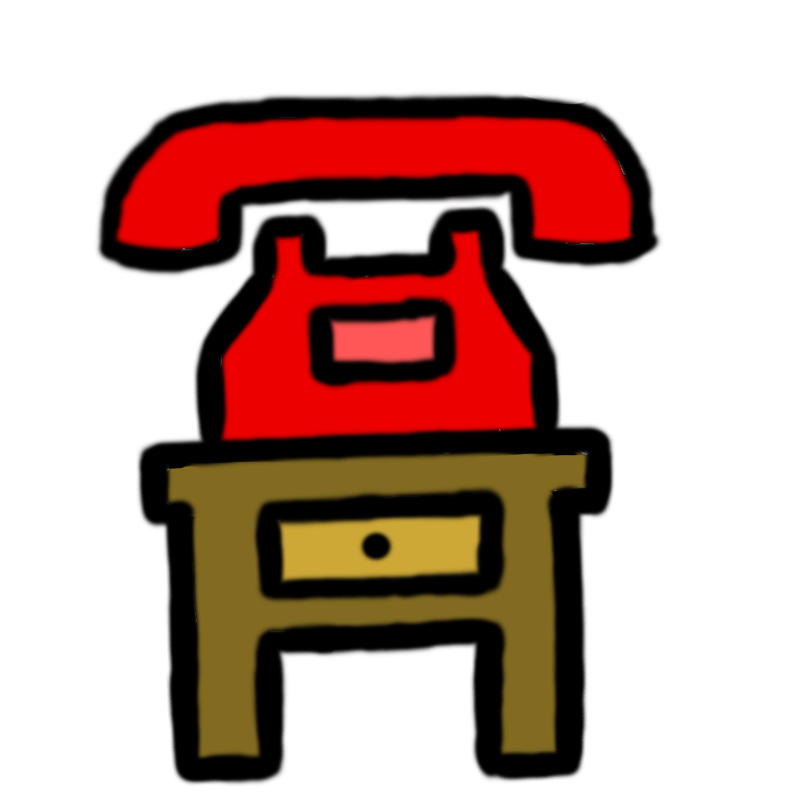
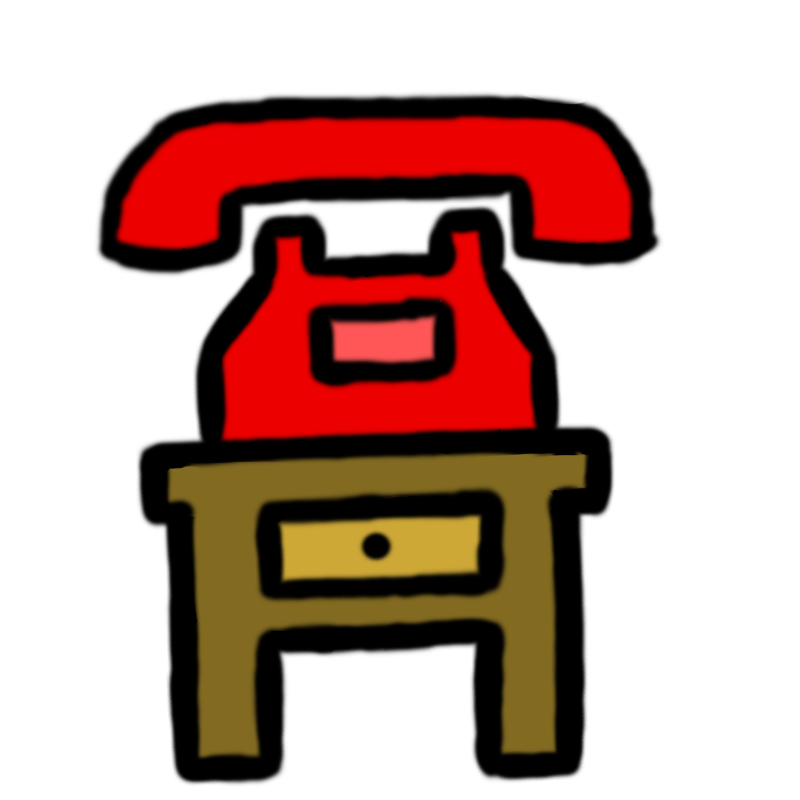
Two versions of the same layered image (800 × 800). Layer-by-layer changes:
renamed "Layer 6" to "Layer 8", painted on it over left=112, top=111, right=641, bottom=756
